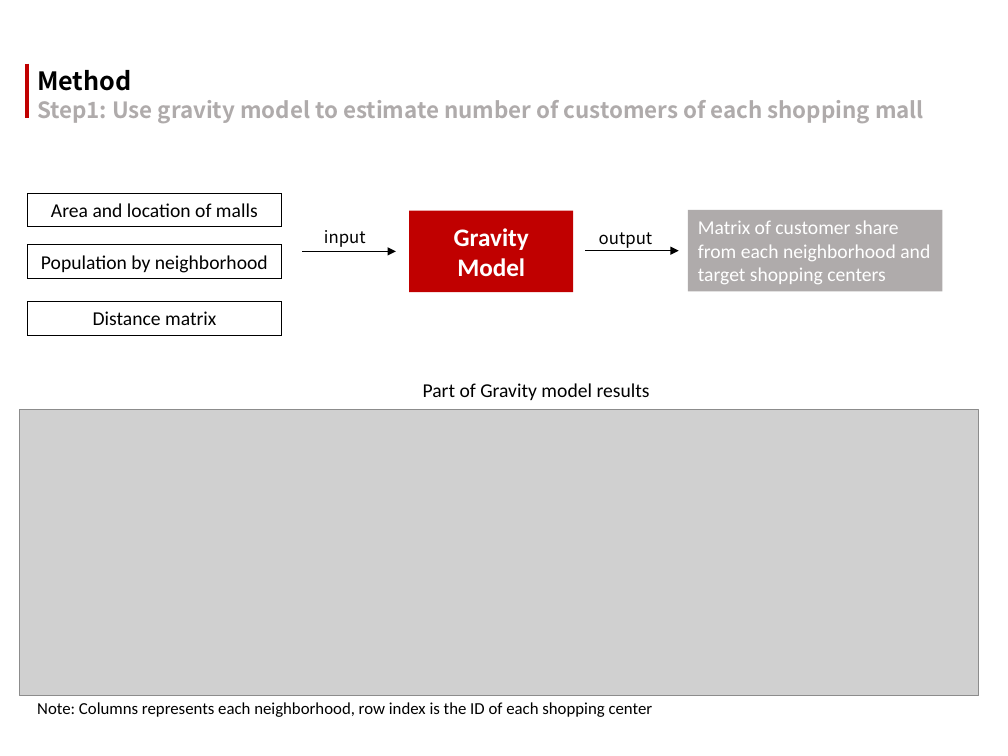
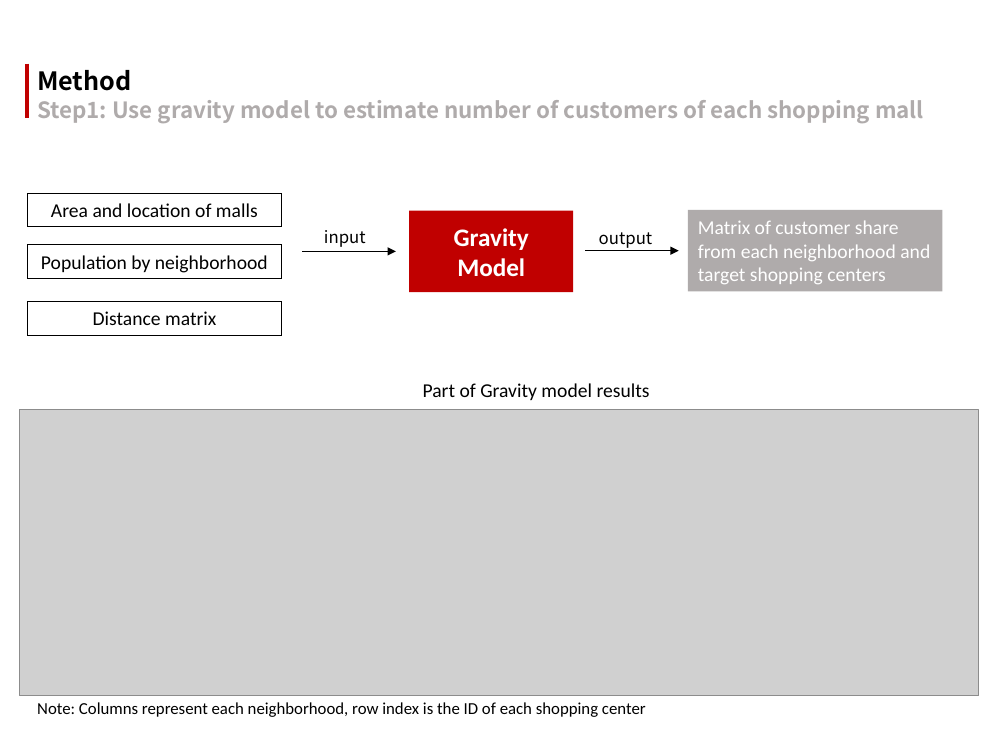
Before and after one commit to CPLN-680-Spring-2022/ChiZhang_OverbuiltRetail, a slide deck: slide 5 of Mid Point Pre.pptx. Drawn at 1008x756 pixels with LibreOffice and Linux fonts; fonts in the diff are those of the drawing; grey boxes stand for pictures. Boxes give left, top, right and bottom in pixels: in the first picture for what was removed or moved away, otherwise in the second. Text is boxed around its words. In the diff, an @@ line names an element or a change of style, - is before the commit and + after.

```diff
--- a/Mid Point Pre.pptx
+++ b/Mid Point Pre.pptx
@@ text at (x1=37, y1=702, x2=646, y2=717): text changed @@
-Note: Columns represents each neighborhood, row index is the ID of each shopping center
+Note: Columns represent each neighborhood, row index is the ID of each shopping center
```
Also in this commit, not shown: 5 other slides changed.
